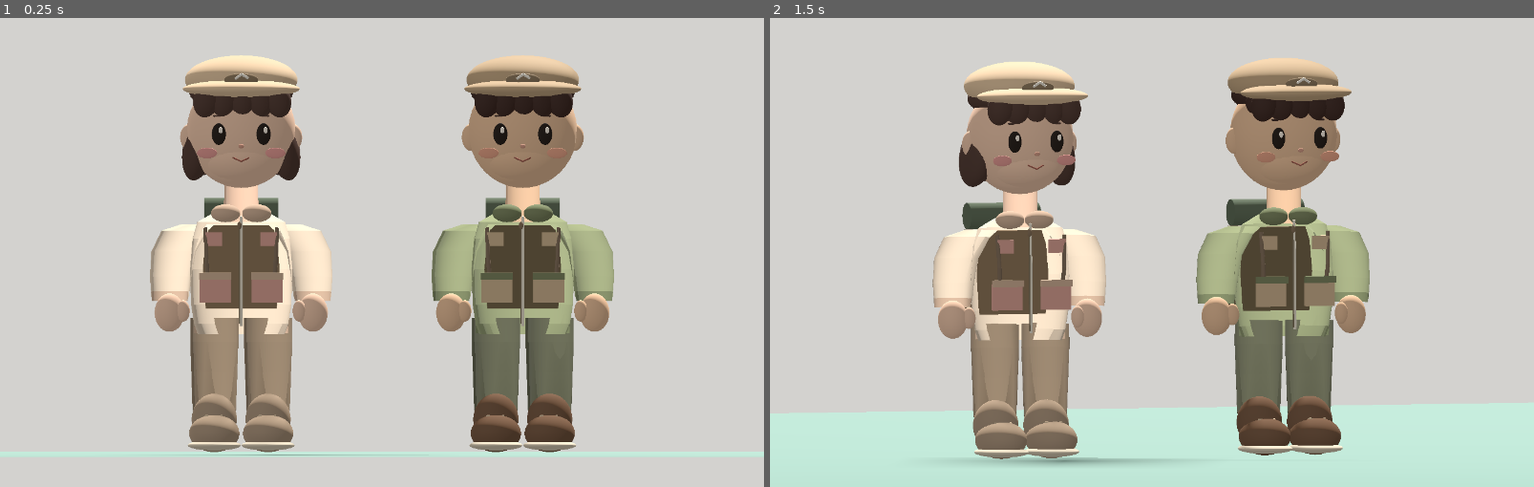
Above: before the commit, frames 1-2 (left to right).
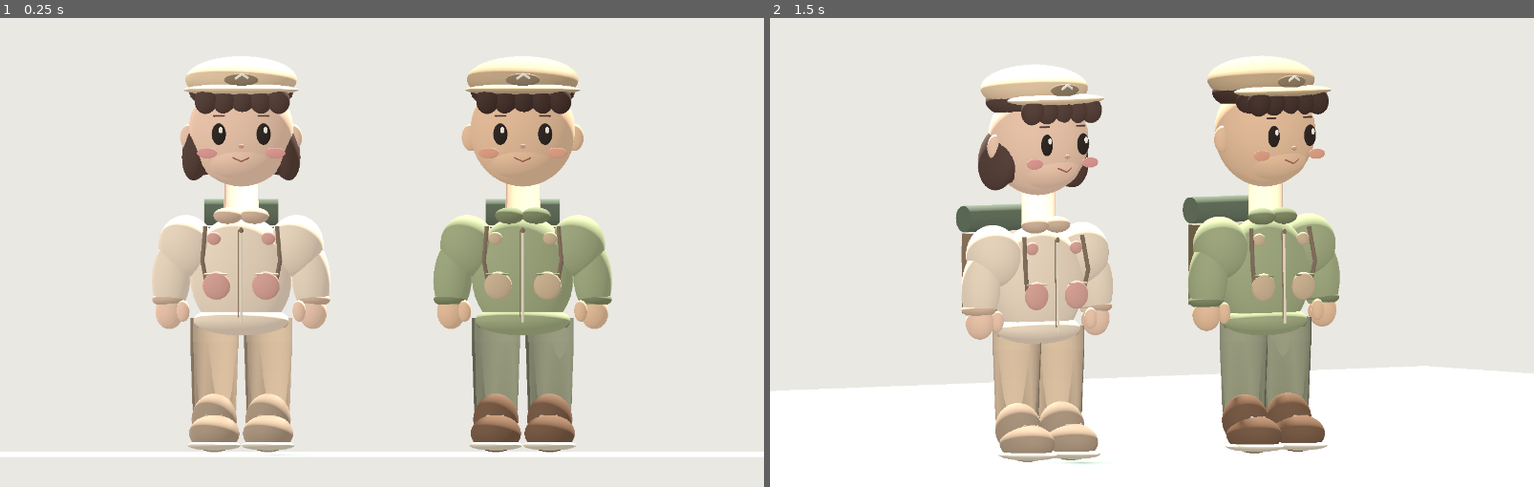
Above: after the commit, the same moments.

Repository: dlsgur3021-ai/inghyuk
Game: Godot game, scene res://main.tscn
Two runs of this game, one before a commit and one after it. Both use one fixed random seed, a clock stepped at 60 frames per second and the inputs below.
Inputs:
- Up to frame 1 (0.25 s): no input
- Up to frame 2 (1.5 s): tap Enter at 0.5 s; tap Space at 1.25 s

The runs differ from the first frame. In frame 1, 23% of the frame differs, in the area x 0-100%, y 7-94%; in frame 2, 44%, in the area x 0-100%, y 7-100%.

Commit message:
Refine actual Godot camper characters: filled smooth jacket, shoulder joins, subtle pockets, improved hat, light and 3/4 camera

Diff:
--- a/camp-story-capture/main.gd
+++ b/camp-story-capture/main.gd
@@ -409,46 +409,35 @@
             Vector3(lx-.039,.172,-.114),
             Vector3(lx+.041,.172,-.114)
         ],.0055,"dfc9a9")
-    # Continuous torso/hips profile without separate ball joint.
-    tube(root,[
-        [0,.555,0,.203,.133],
-        [0,.604,0,.221,.139],
-        [0,.695,0,.235,.147],
-        [0,.860,0,.240,.154],
-        [0,1.005,0,.228,.150],
-        [0,1.083,0,.206,.139],
-        [0,1.13,0,.123,.101]
-    ],jacket,36)
-    # Hem, jacket piping and front zipper
-    tube(root,[[0,.561,0,.220,.143],[0,.593,0,.221,.143]],jacket_dark,36)
-    tube_line(root,[Vector3(0,.595,-.148),Vector3(0,1.104,-.138)],.007,"ede5d3")
-    tube_line(root,[Vector3(.008,.606,-.151),Vector3(.008,1.083,-.141)],.0035,"81745d")
-    ellipsoid(root,Vector3(.008,1.066,-.147),Vector3(.011,.017,.008),"8c765f")
+    # Covered, smooth jacket body; the filled mesh hides the backpack from frontal view.
+    ellipsoid(root,Vector3(0,.835,.007),Vector3(.240,.281,.153),jacket)
+    ellipsoid(root,Vector3(0,.622,.006),Vector3(.224,.071,.146),jacket)
+    # soft hem is narrow; it does not form a bulbous hip.
+    tube(root,[[0,.586,.006,.207,.137],[0,.609,.006,.223,.144]],jacket_dark,36)
+    # collar seam and centered, straight zip
+    tube_line(root,[Vector3(0,.613,-.155),Vector3(0,1.053,-.147)],.006,"eee2cb")
+    tube_line(root,[Vector3(.012,.636,-.156),Vector3(.012,1.044,-.148)],.0028,"957e66")
+    ellipsoid(root,Vector3(0,1.045,-.151),Vector3(.010,.014,.006),"8c765f")
     # Front panels and stitched pockets
     for side in [-1.0,1.0]:
         var sx: float=side
-        # sleeves overlap torso shoulder in a solid-looking transition
-        tube(root,[
-            [sx*.333,.730,.010,.088,.095],
-            [sx*.331,.826,.010,.097,.101],
-            [sx*.317,.944,.008,.104,.107],
-            [sx*.265,1.043,.007,.109,.109],
-            [sx*.198,1.074,.005,.077,.096]
-        ],jacket,26)
-        tube(root,[[sx*.335,.713,.009,.085,.092],[sx*.334,.757,.010,.087,.093]],jacket_dark,26)
-        ellipsoid(root,Vector3(sx*.336,.658,.002),Vector3(.070,.090,.071),skin)
+        # Soft sloping shoulder, tapering to fitted cuff rather than floating cylinders.
+        ellipsoid(root,Vector3(sx*.255,.970,.010),Vector3(.131,.147,.126),jacket,Vector3(0,0,-sx*.18))
+        ellipsoid(root,Vector3(sx*.327,.826,.012),Vector3(.091,.182,.094),jacket,Vector3(0,0,sx*.07))
+        ellipsoid(root,Vector3(sx*.339,.720,.013),Vector3(.079,.035,.085),jacket_dark)
+        ellipsoid(root,Vector3(sx*.336,.662,.008),Vector3(.066,.081,.069),skin)
         # simple thumb from glove cuff, deliberately only 2 hand details
         ellipsoid(root,Vector3(sx*.272,.666,-.042),Vector3(.031,.051,.029),skin)
-        rounded_box(root,Vector3(sx*.122,.765,-.151),Vector3(.145,.122,.023),pocket)
-        rounded_box(root,Vector3(sx*.121,.829,-.164),Vector3(.151,.031,.031),jacket_dark)
-        rounded_box(root,Vector3(sx*.129,1.003,-.146),Vector3(.081,.064,.018),pocket)
+        ellipsoid(root,Vector3(sx*.116,.785,-.142),Vector3(.065,.066,.028),pocket)
+        tube_line(root,[Vector3(sx*.067,.838,-.154),Vector3(sx*.171,.838,-.146)],.005,jacket_dark)
+        ellipsoid(root,Vector3(sx*.128,1.007,-.123),Vector3(.033,.031,.020),pocket)
     # neck, raised soft collar, beige hoodie inside
     tube(root,[[0,1.083,0,.081,.079],[0,1.330,0,.080,.079]],skin,24)
-    ellipsoid(root,Vector3(-.073,1.124,-.058),Vector3(.069,.042,.058),jacket_dark)
-    ellipsoid(root,Vector3(.073,1.124,-.058),Vector3(.069,.042,.058),jacket_dark)
+    ellipsoid(root,Vector3(-.062,1.113,-.056),Vector3(.068,.039,.060),jacket_dark)
+    ellipsoid(root,Vector3(.062,1.113,-.056),Vector3(.068,.039,.060),jacket_dark)
     # Large egg-shaped head with subtle cheek and chin taper
-    ellipsoid(root,Vector3(0,1.510,.004),Vector3(.255,.267,.224),skin)
-    ellipsoid(root,Vector3(0,1.381,-.022),Vector3(.186,.115,.189),skin)
+    ellipsoid(root,Vector3(0,1.510,.004),Vector3(.246,.260,.218),skin)
+    ellipsoid(root,Vector3(0,1.381,-.022),Vector3(.176,.109,.184),skin)
     # tidy side ears partly tucked behind hair and hat
     for side in [-1.0,1.0]:
         var sx: float=side
@@ -467,7 +456,7 @@
     ellipsoid(root,Vector3(0,1.691,.025),Vector3(.243,.093,.220),hair)
     for k in range(5):
         var xx: float = -.173+float(k)*.084
-        ellipsoid(root,Vector3(xx,1.656,-.174),Vector3(.061,.083,.060),hair,Vector3(0,0,.11*float(k-2)))
+        ellipsoid(root,Vector3(xx,1.656,-.174),Vector3(.055,.066,.052),hair,Vector3(0,0,.11*float(k-2)))
     if female:
         # Short soft bob, not separate spherical pigtails.
         for side in [-1.0,1.0]:
@@ -478,17 +467,17 @@
         ellipsoid(root,Vector3(-.154,1.658,-.083),Vector3(.073,.078,.088),hair)
         ellipsoid(root,Vector3(.151,1.659,-.090),Vector3(.068,.071,.075),hair)
     # The brim is a separate low silhouette curved cap for a controllable game asset.
-    ellipsoid(root,Vector3(0,1.750,.011),Vector3(.264,.115,.237),hat)
-    ellipsoid(root,Vector3(0,1.708,-.165),Vector3(.274,.042,.138),hat)
-    ellipsoid(root,Vector3(0,1.751,-.238),Vector3(.080,.030,.016),"947f64")
+    ellipsoid(root,Vector3(0,1.752,.035),Vector3(.262,.109,.232),hat)
+    ellipsoid(root,Vector3(0,1.704,-.135),Vector3(.270,.028,.118),hat)
+    ellipsoid(root,Vector3(0,1.751,-.208),Vector3(.080,.030,.016),"947f64")
     # tiny mountain badge on cap
-    tube_line(root,[Vector3(-.033,1.758,-.252),Vector3(-.003,1.776,-.258),Vector3(.025,1.757,-.252)],.006,"f1eadd")
+    tube_line(root,[Vector3(-.033,1.758,-.221),Vector3(-.003,1.776,-.226),Vector3(.025,1.757,-.221)],.006,"f1eadd")
     # shoulder straps and backpack, modeled behind upper torso.
     for side in [-1.0,1.0]:
         var sx: float=side
-        tube_line(root,[Vector3(sx*.168,1.056,-.142),Vector3(sx*.162,.902,-.157),Vector3(sx*.154,.777,-.141)],.010,"887460")
-    rounded_box(root,Vector3(0,.872,.188),Vector3(.361,.393,.173),"78694e" if not female else "947b5f")
-    rounded_box(root,Vector3(0,.960,.288),Vector3(.311,.079,.029),"5d513d" if not female else "79614e")
+        tube_line(root,[Vector3(sx*.168,1.062,-.116),Vector3(sx*.182,.902,-.145),Vector3(sx*.159,.777,-.131)],.010,"887460")
+    rounded_box(root,Vector3(0,.872,.287),Vector3(.349,.376,.166),"78694e" if not female else "947b5f")
+    rounded_box(root,Vector3(0,.960,.390),Vector3(.301,.078,.031),"5d513d" if not female else "79614e")
     # rolled ground mat on top of the backpack
     var bedroll := CylinderMesh.new()
     bedroll.top_radius=.062
@@ -496,7 +485,7 @@
     bedroll.height=.35
     bedroll.radial_segments=22
     var bed := mesh_node(root,bedroll,"65725d")
-    bed.position=Vector3(0,1.133,.244)
+    bed.position=Vector3(0,1.128,.355)
     bed.rotation_degrees.z=90
     return root
 
@@ -504,23 +493,23 @@
     var world := WorldEnvironment.new()
     var env := Environment.new()
     env.background_mode=Environment.BG_COLOR
-    env.background_color=Color("d3d2cf")
+    env.background_color=Color("e9e8e3")
     env.ambient_light_source=Environment.AMBIENT_SOURCE_COLOR
     env.ambient_light_color=Color("ffffff")
-    env.ambient_light_energy=.30
+    env.ambient_light_energy=.59
     env.tonemap_mode=Environment.TONE_MAPPER_LINEAR
     world.environment=env
     add_child(world)
     var sun := DirectionalLight3D.new()
     sun.rotation_degrees=Vector3(-52,-25,0)
-    sun.light_energy=.37
+    sun.light_energy=.68
     sun.shadow_enabled=true
     add_child(sun)
     var fill := DirectionalLight3D.new()
     fill.rotation_degrees=Vector3(-28,140,0)
-    fill.light_energy=.12
+    fill.light_energy=.29
     add_child(fill)
-    rounded_box(self,Vector3(0,-.070,0),Vector3(12,.12,12),"9dbdb0")
+    rounded_box(self,Vector3(0,-.070,0),Vector3(12,.12,12),"c6d7c9")
     camp_kid(-.66,false)
     camp_kid(.66,true)
     camera=Camera3D.new()
@@ -536,7 +525,7 @@
     if frame_idx == 40:
         capture("res://renders/camp_front.png")
     if frame_idx == 58:
-        camera.position=Vector3(1.50,1.12,-4.0)
+        camera.position=Vector3(2.5,1.18,-3.4)
         camera.look_at(Vector3(0,.96,0))
     if frame_idx == 96:
         capture("res://renders/camp_three_quarter.png")
